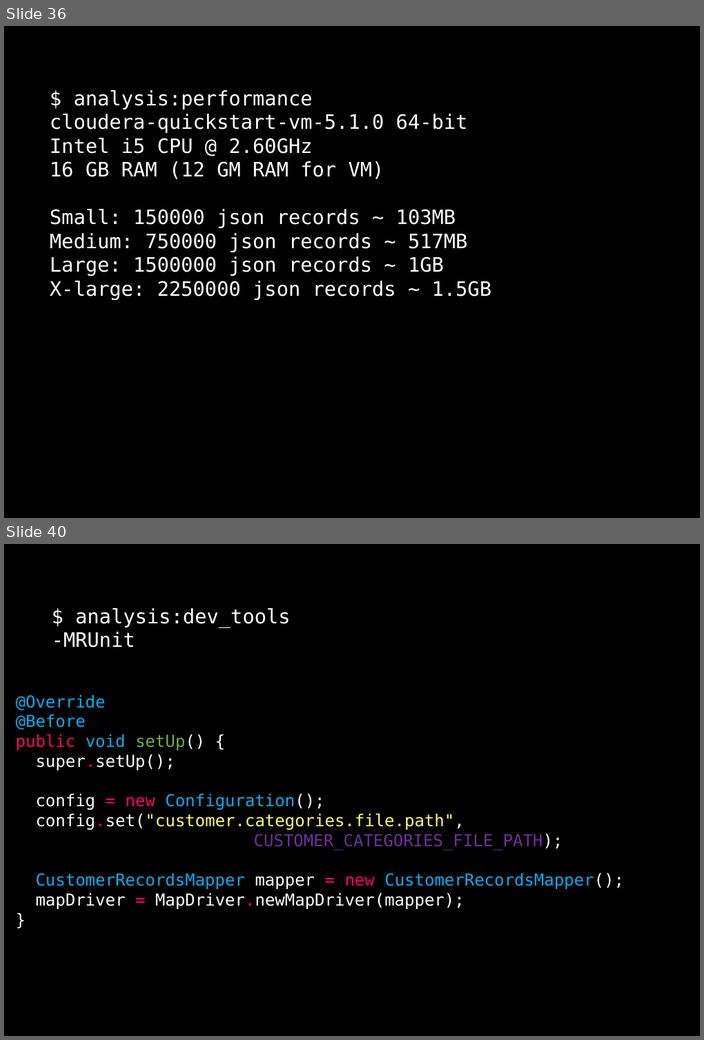
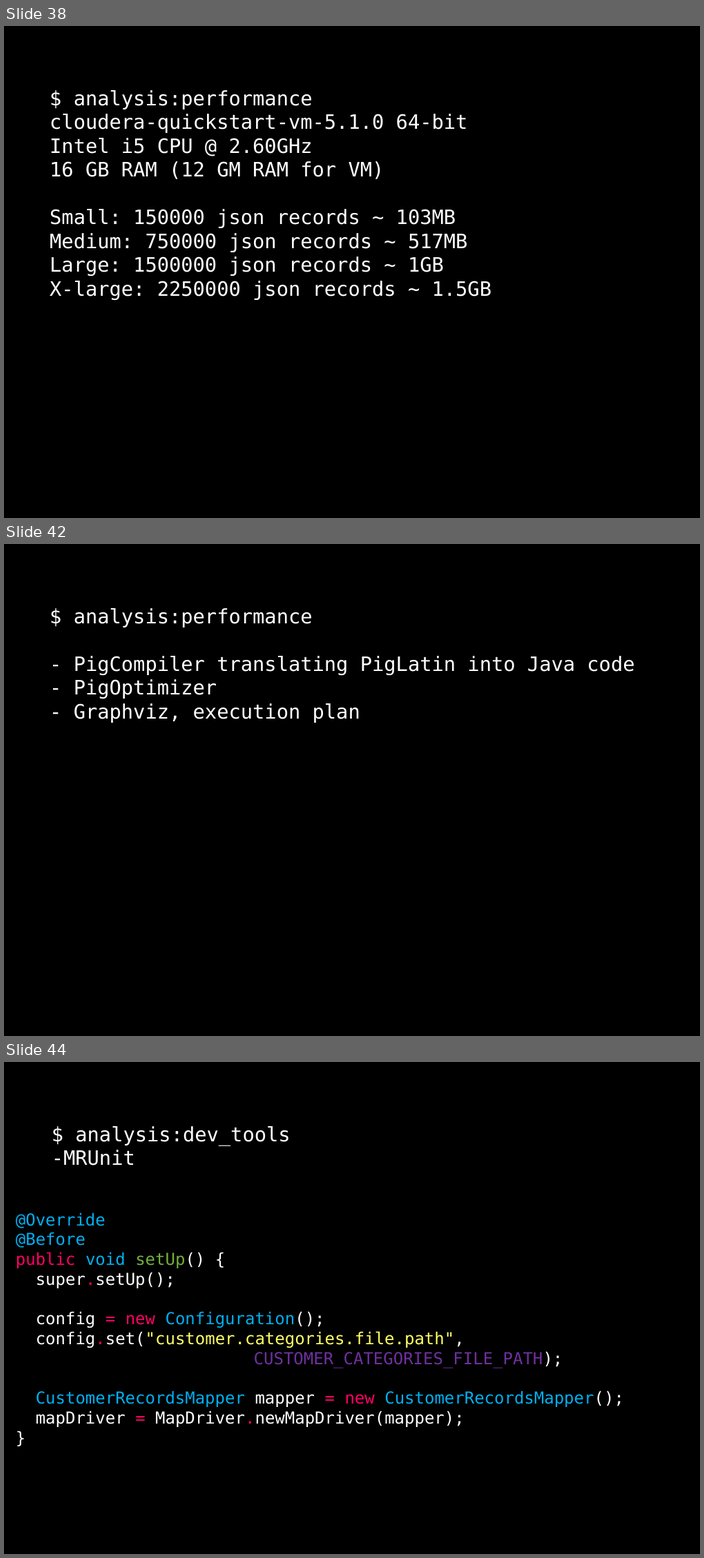
Before and after one commit to dzamurovic/coding-serbia-2014, a slide deck: coding-serbia.pptx. Shown one above the other, each under a label of ours: slides 36 and 40 before the commit, slides 38, 42 and 44 after it; the slides between them are not shown. The pictures are 704x1040 and 704x1558 pixels, drawn with LibreOffice and Linux fonts; fonts in the diff are those of the drawing. Boxes give left, top, right and bottom in pixels: in the first picture for what was removed or moved away, otherwise in the second. Text is boxed around its words. In the diff, an @@ line names an element or a change of style, - is before the commit and + after.

```diff
--- a/coding-serbia.pptx
+++ b/coding-serbia.pptx
@@ slide 42 added at <box>4,544,700,1036</box>, background #000000 @@
@@ rectangle added at <box>38,598,671,730</box>, fill #000000, outline #000000 2 pt, 24 pt, text #FFFFFF @@
+$ analysis:performance
+- PigCompiler translating PigLatin into Java code
+- PigOptimizer
+- Graphviz, execution plan
@@ what was slide 36 is now slide 38 @@
@@ what was slide 40 is now slide 44 @@
```
Also in this commit, not shown: 5 slides changed, 7 other slides added, 2 slides removed.
